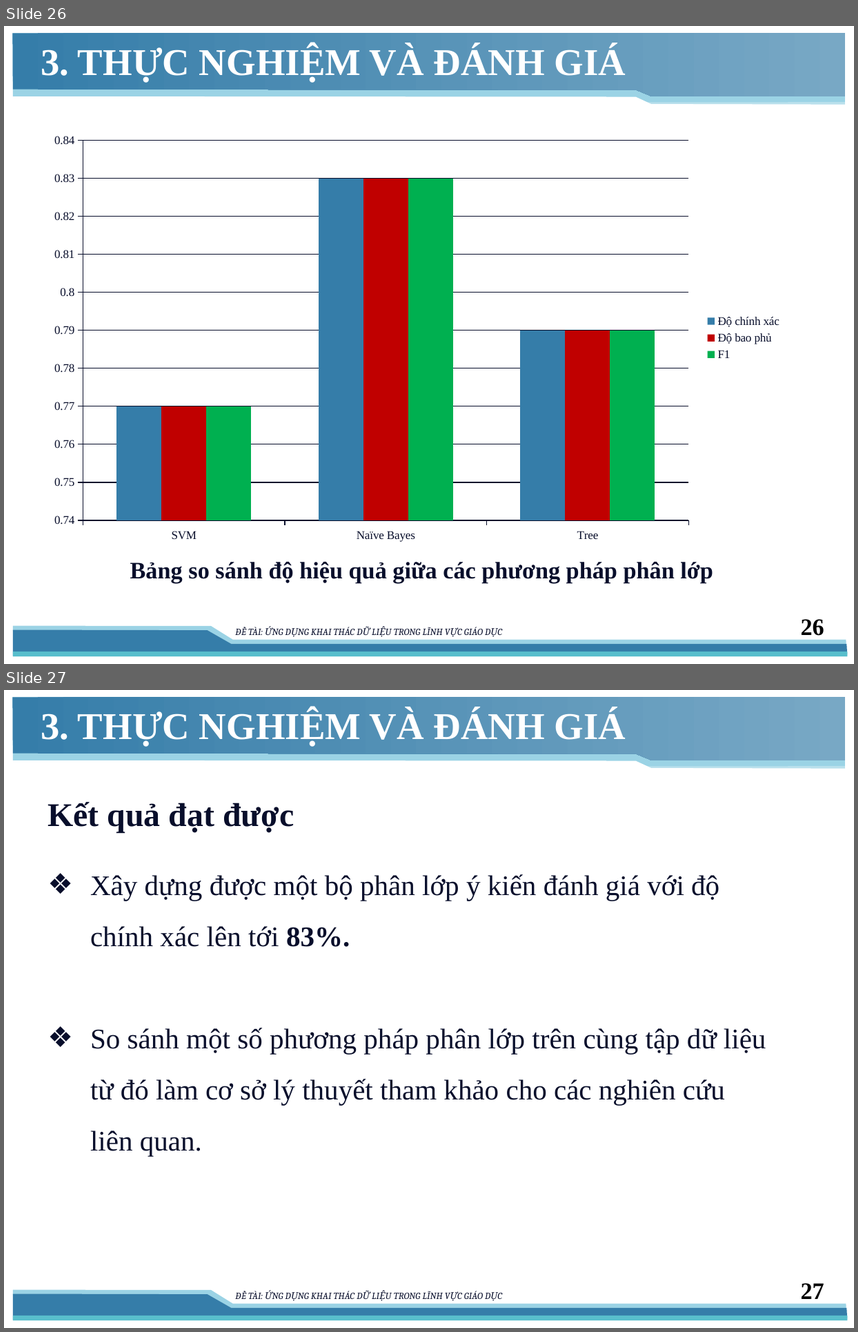
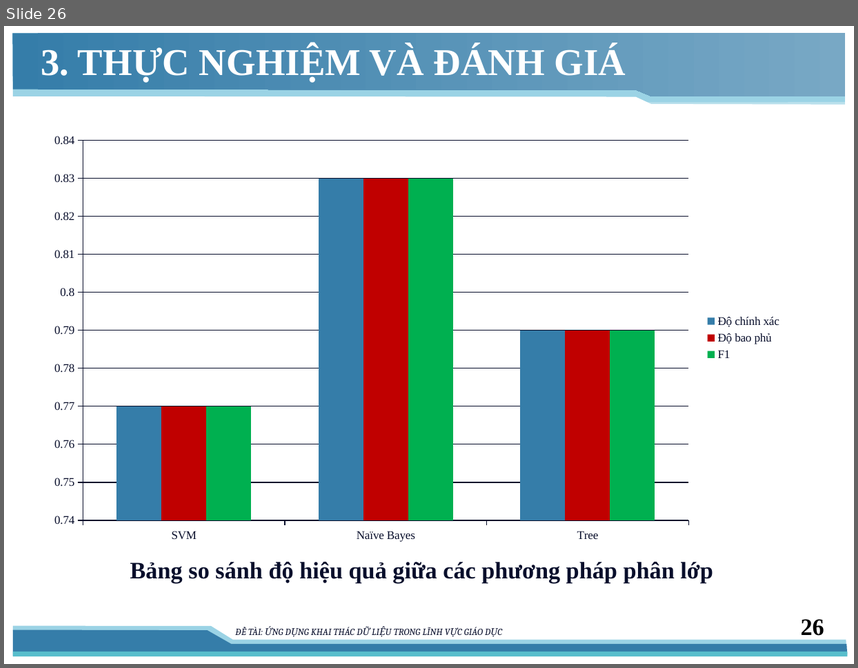
Before and after one commit to vominhquan1995/NLP, a slide deck: Document/16_01/ThuyetTrinh.pptx. Shown one above the other, each under a label of ours: slides 26 and 27 before the commit, slide 26 after it. The pictures are 858x1332 and 858x668 pixels, drawn with LibreOffice and Linux fonts; fonts in the diff are those of the drawing. Boxes give left, top, right and bottom in pixels: in the first picture for what was removed or moved away, otherwise in the second. Text is boxed around its words. In the diff, an @@ line names an element or a change of style, - is before the commit and + after.

```diff
--- a/Document/16_01/ThuyetTrinh.pptx
+++ b/Document/16_01/ThuyetTrinh.pptx
@@ slide 27 removed at [4, 690, 854, 1328], background #FFFFFF; not listed: 9 template elements that a slide beside it also shows @@
@@ title removed at [41, 709, 626, 746] @@
-3. THỰC NGHIỆM VÀ ĐÁNH GIÁ
@@ text removed at [47, 802, 294, 833] @@
-Kết quả đạt được
@@ text removed at [90, 874, 766, 1156] @@
-❖ Xây dựng được một bộ phân lớp ý kiến đánh giá với độ chính xác lên tới 83%.
-❖ So sánh một số phương pháp phân lớp trên cùng tập dữ liệu từ đó làm cơ sở lý thuyết tham khảo cho các nghiên cứu liên quan.
@@ page number removed at [801, 1283, 824, 1299] @@
-27
```
Also in this commit, not shown: 14 slides changed, 1 other slide removed.
